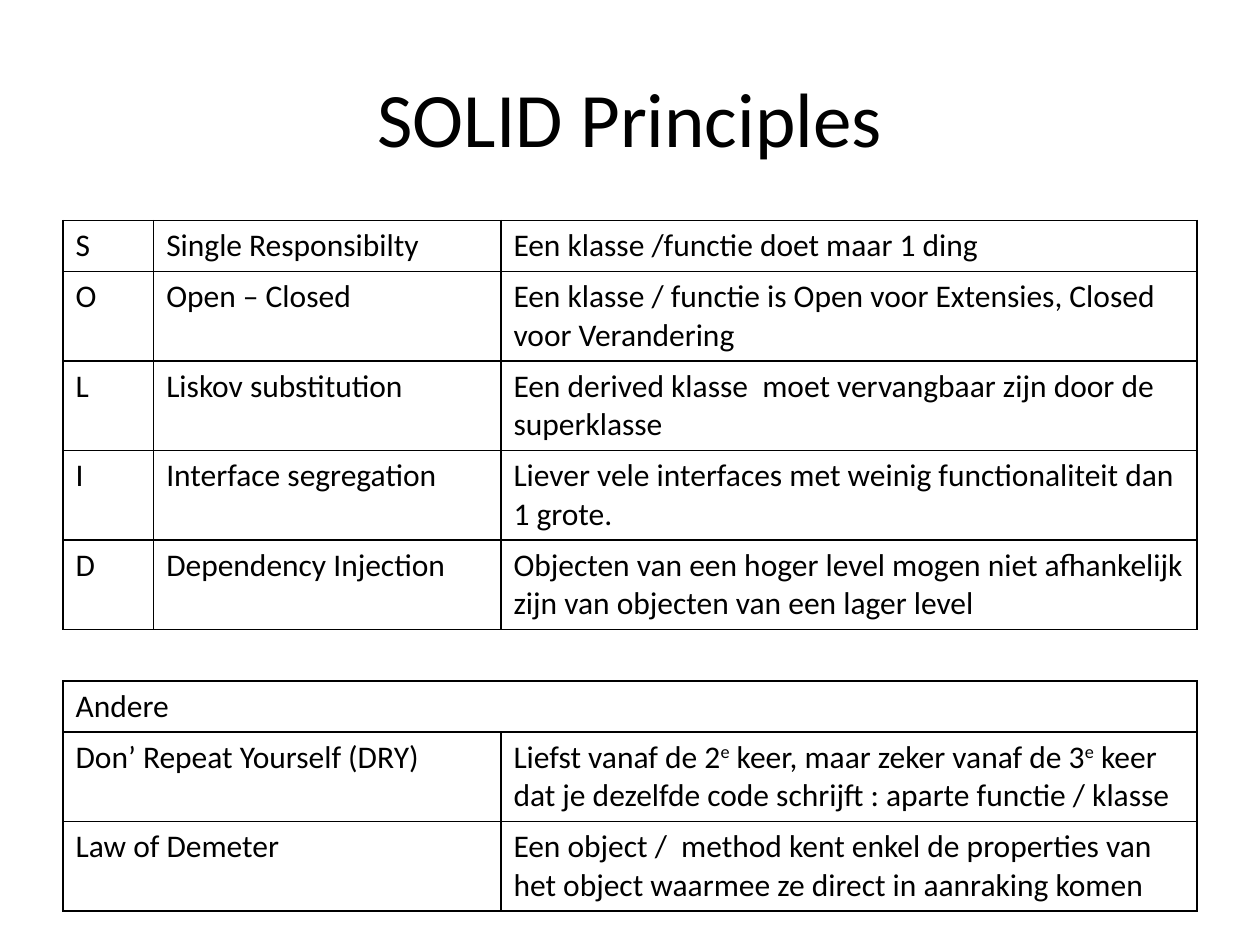
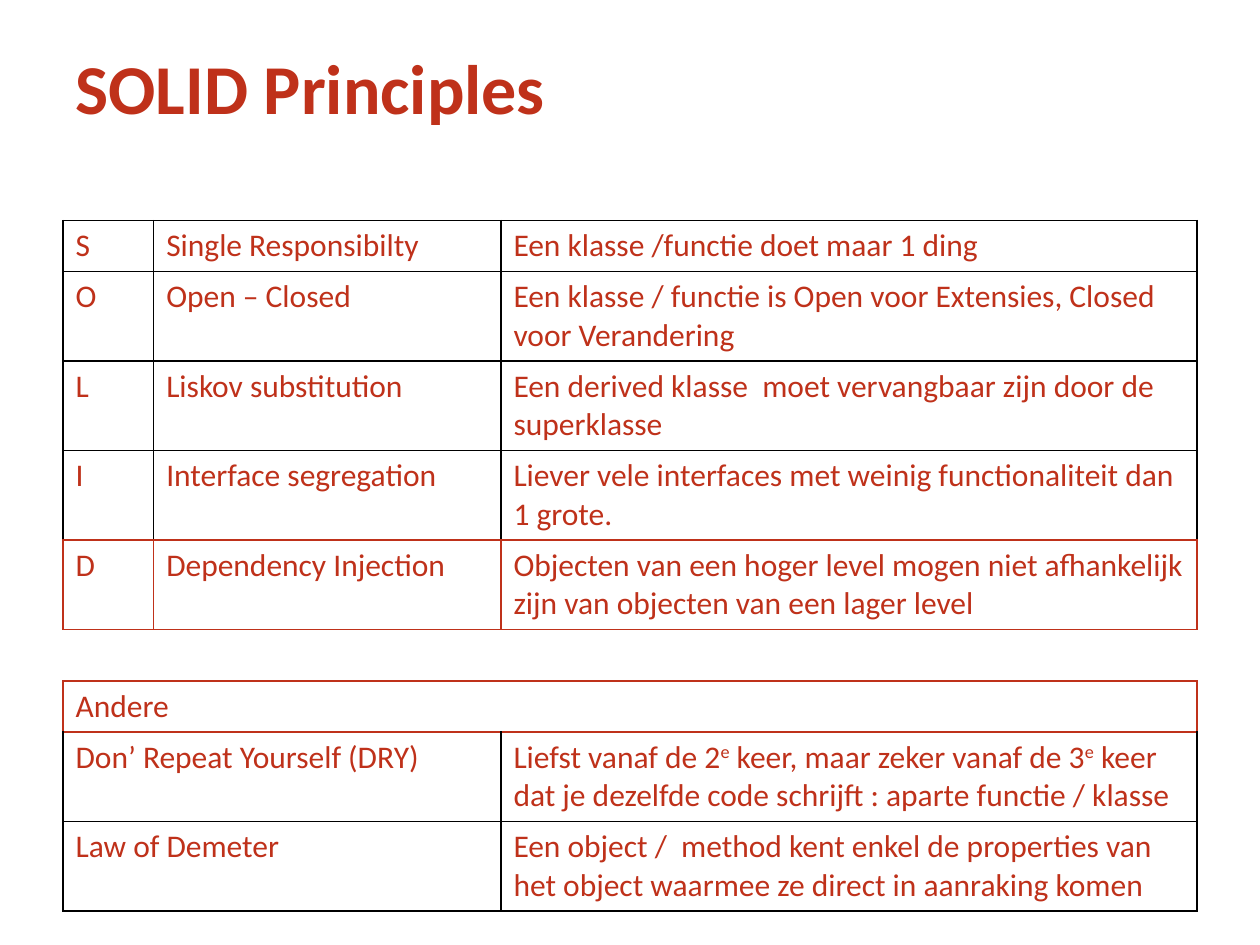
Before and after one commit to WineBewes/CleanCode, a slide deck: slide 14 of Clean Code.pptx. Drawn at 1260x945 pixels with LibreOffice and Linux fonts; fonts in the diff are those of the drawing; background and template pictures are left out. Boxes give left, top, right and bottom in pixels: in the first picture for what was removed or moved away, otherwise in the second. Text is boxed around its words. In the diff, an @@ line names an element or a change of style, - is before the commit and + after.

```diff
--- a/Clean Code.pptx
+++ b/Clean Code.pptx
@@ title "SOLID Principles" at (76, 65, 545, 125): size 44 to 40 pt, text colour #000000 to #BF311A, bold on; alignment centre to left; vertical alignment middle to top @@
@@ table at (63, 220, 1197, 906) @@
@@ text colour #000000 to #BF311A @@
@@ borders changed @@
```
Also in this commit, not shown: 19 other slides changed.
